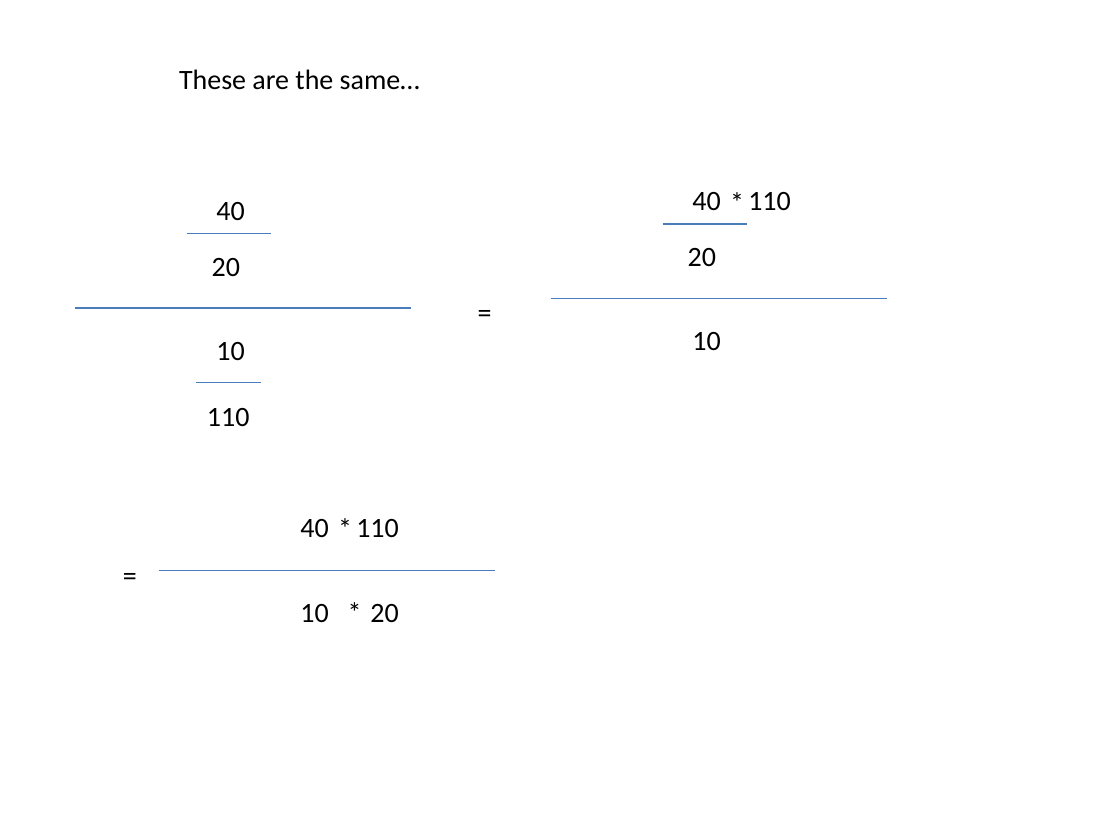
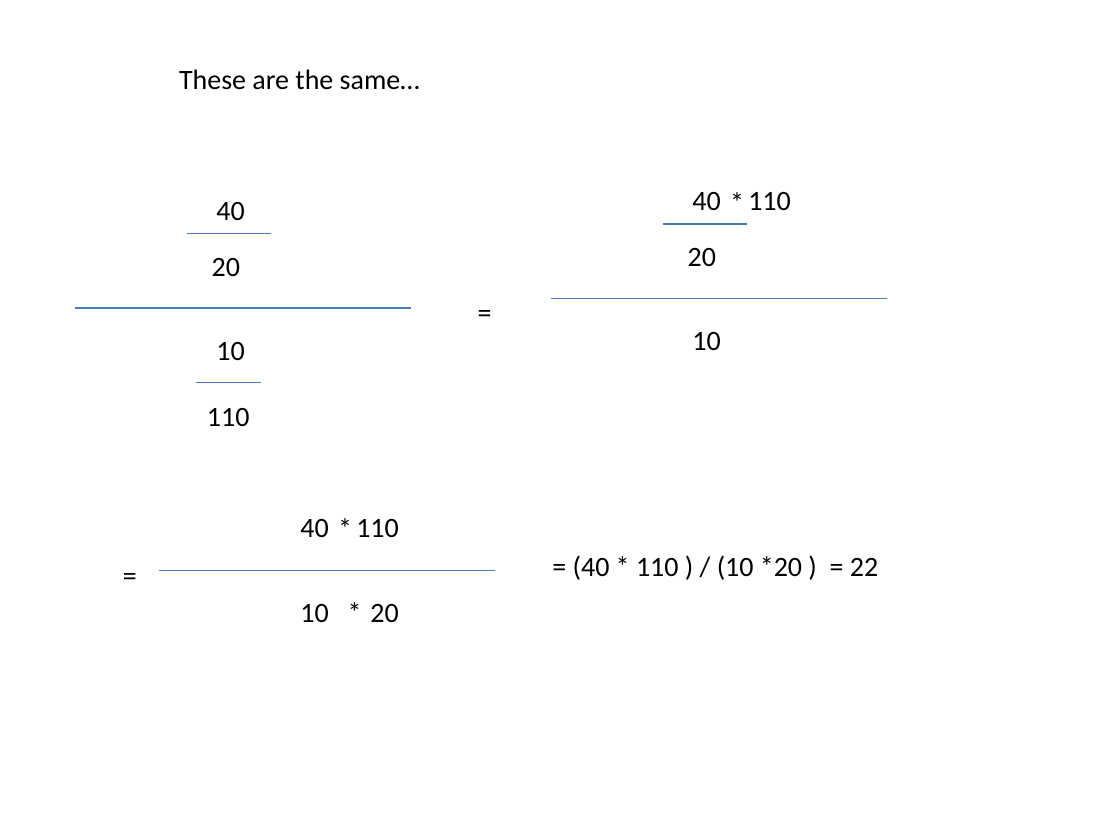
Before and after one commit to afodor/afodor.github.io, a slide deck: slide 11 of classes/so2015/quantReview_DD.pptx. Drawn at 1120x840 pixels with LibreOffice and Linux fonts; fonts in the diff are those of the drawing. Boxes give left, top, right and bottom in pixels: in the first picture for what was removed or moved away, otherwise in the second. Text is boxed around its words. In the diff, an @@ line names an element or a change of style, - is before the commit and + after.

```diff
--- a/classes/so2015/quantReview_DD.pptx
+++ b/classes/so2015/quantReview_DD.pptx
@@ text added at (573,555,878,580), 18 pt, text #000000 @@
+= (40 * 110 ) / (10 *20 ) = 22
```
Also in this commit, not shown: 1 other slide changed, 1 slide added.
